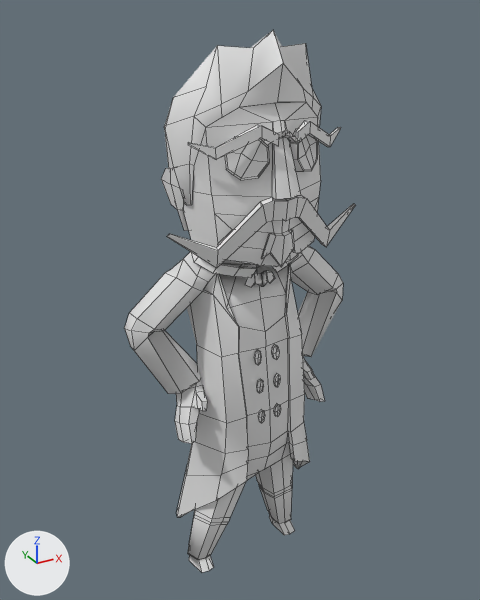
The FBX model source/Assets/Models/characters/Dr_ajudante.fbx: old version first, new version second.
The view is the same before and after, from a camera (50 mm lens) standing at (-0.723, -1.3, 1.385) and looking at (0.002, 0.018, 0.726). Arrows for +X, +Y and +Z are at lower left; the lights stay in place. Both versions are drawn at frame 1 of the action 'rig|idle'; the numbers are the values there. Mesh edges are drawn as thin lines.

Objects in the first picture: 'Dr'.
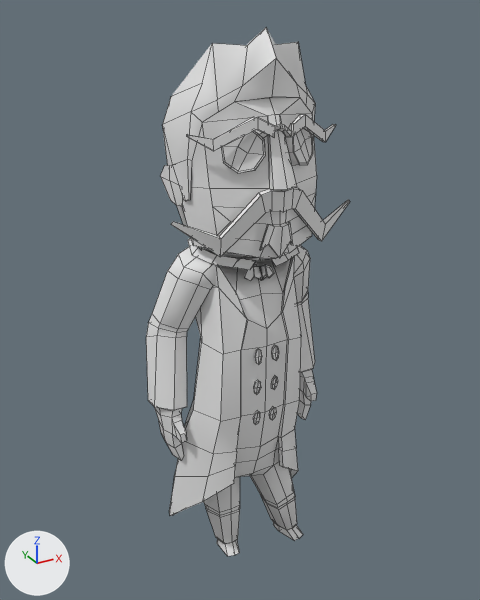
What differs and where, as boxes (x1, y1, x2, y2) in the pictures (480 x 600 px):
'Dr', posed (11% narrower)
    before: (125, 30, 355, 572)
    after: (146, 28, 350, 556)
bone 'DEF-spine', root to tip
    before: (244, 438) to (243, 384)
    after: (231, 443) to (238, 386)
bone 'DEF-spine.001', root to tip
    before: (243, 384) to (242, 326)
    after: (238, 386) to (242, 327)
bone 'DEF-spine.002', root to tip
    before: (242, 326) to (243, 284)
    after: (242, 327) to (243, 284)
bone 'DEF-spine.003', root to tip
    before: (243, 284) to (245, 253)
    after: (243, 284) to (244, 251)
bone 'DEF-spine.004', root to tip
    before: (245, 253) to (248, 249)
    after: (244, 251) to (247, 246)
bone 'DEF-spine.006', root to tip
    before: (249, 242) to (239, 90)
    after: (248, 239) to (235, 90)
bone 'MCH-spine.002', root to tip
    before: (242, 326) to (231, 316)
    after: (242, 327) to (231, 318)
bone 'MCH-spine.003', root to tip
    before: (243, 284) to (238, 279)
    after: (243, 284) to (237, 280)
bone 'DEF-upper_arm.L', root to tip
    before: (295, 254) to (312, 271)
    after: (294, 255) to (293, 277)
bone 'DEF-forearm.L', root to tip
    before: (327, 288) to (311, 322)
    after: (293, 298) to (298, 335)
bone 'DEF-forearm.L.001', root to tip
    before: (311, 322) to (295, 357)
    after: (298, 335) to (303, 371)
bone 'DEF-hand.L', root to tip
    before: (295, 357) to (316, 396)
    after: (303, 371) to (299, 410)
bone 'DEF-upper_arm.R', root to tip
    before: (190, 275) to (165, 303)
    after: (190, 269) to (177, 300)
bone 'DEF-forearm.R', root to tip
    before: (140, 330) to (166, 359)
    after: (166, 329) to (167, 370)
bone 'DEF-forearm.R.001', root to tip
    before: (166, 359) to (190, 386)
    after: (167, 370) to (168, 409)
bone 'DEF-hand.R', root to tip
    before: (190, 386) to (185, 437)
    after: (168, 409) to (174, 450)
bone 'ORG-breast.L', root to tip
    before: (297, 307) to (297, 307)
    after: (291, 305) to (291, 305)
bone 'ORG-breast.R', root to tip
    before: (224, 325) to (224, 325)
    after: (235, 315) to (235, 315)
bone 'MCH-spine.001', root to tip
    before: (242, 326) to (211, 301)
    after: (242, 327) to (211, 302)
bone 'MCH-spine', root to tip
    before: (243, 384) to (220, 363)
    after: (238, 386) to (216, 365)
bone 'DEF-thigh.L', root to tip
    before: (274, 423) to (278, 452)
    after: (263, 431) to (274, 461)
bone 'DEF-shin.L', root to tip
    before: (282, 481) to (279, 495)
    after: (284, 490) to (281, 503)
bone 'DEF-shin.L.001', root to tip
    before: (279, 495) to (275, 509)
    after: (281, 503) to (278, 516)
bone 'DEF-thigh.R', root to tip
    before: (218, 445) to (214, 479)
    after: (206, 446) to (213, 475)
bone 'DEF-shin.R', root to tip
    before: (209, 513) to (201, 529)
    after: (219, 504) to (221, 516)
bone 'DEF-shin.R.001', root to tip
    before: (201, 529) to (193, 544)
    after: (221, 516) to (222, 528)
bone 'DEF-foot.R', root to tip
    before: (193, 544) to (202, 562)
    after: (222, 528) to (229, 546)

What the commit changed:
Bone 'DEF-spine' (bone_def_spine) moves from (2.1, 0.3, 0.0) to (-1.8, 0.0, 0.0).
Bone 'DEF-spine' (bone_def_spine) turns from (0, 0, 4) to (0, 0, -4) degrees about its own x, y and z.
Bone 'DEF-spine.001' (bone_def_spine_001) turns from (0, 0, -2) to (0, 0, 2) degrees about its own x, y and z.
Bone 'DEF-spine.002' (bone_def_spine_002) turns from (4, 0, -2) to (0, 0, 0) degrees about its own x, y and z.
Bone 'DEF-spine.003' (bone_def_spine_003) turns from (4, 0, 0) to (0, 0, -2) degrees about its own x, y and z.
Bone 'DEF-spine.004' (bone_def_spine_004) turns from (-4, 0, 0) to (0, 1, 1) degrees about its own x, y and z.
Bone 'DEF-spine.006' (bone_def_spine_006) turns from (-13, 0, 0) to (-12, 0, 1) degrees about its own x, y and z.
Bone 'MCH-spine.002' (bone_mch_spine_002) turns from (4, 0, 0) to (0, 2, 0) degrees about its own x, y and z.
Bone 'MCH-spine.003' (bone_mch_spine_003) turns from (4, 0, 0) to (0, 2, 0) degrees about its own x, y and z.
Bone 'DEF-upper_arm.L' (bone_def_upper_arm_l) turns from (53, 81, 32) to (-22, 33, -52) degrees about its own x, y and z.
Bone 'DEF-upper_arm.L' (bone_def_upper_arm_l) is rescaled from (1.02, 0.96, 1.02) to (1.01, 0.98, 1.01).
Bone 'DEF-forearm.L' (bone_def_forearm_l) turns from (67, 0, 0) to (33, 0, 0) degrees about its own x, y and z.
Bone 'DEF-forearm.L' (bone_def_forearm_l) is rescaled from (1.0, 0.95, 1.06) to (1.0, 0.99, 1.01).
Bone 'DEF-forearm.L.001' (bone_def_forearm_l_001) turns from (0, -37, 0) to (0, -14, 0) degrees about its own x, y and z.
Bone 'DEF-hand.L' (bone_def_hand_l) turns from (-19, -31, 56) to (-16, -14, -8) degrees about its own x, y and z.
Bone 'DEF-hand.L' (bone_def_hand_l) is rescaled from (1.01, 1.0, 0.99) to (0.99, 1.01, 0.99).
Bone 'DEF-upper_arm.R' (bone_def_upper_arm_r) turns from (53, -81, -33) to (-15, -34, 57) degrees about its own x, y and z.
Bone 'DEF-upper_arm.R' (bone_def_upper_arm_r) is rescaled from (1.02, 0.96, 1.02) to (1.01, 0.99, 1.01).
Bone 'DEF-forearm.R' (bone_def_forearm_r) turns from (68, 0, 0) to (17, 0, 0) degrees about its own x, y and z.
Bone 'DEF-forearm.R' (bone_def_forearm_r) is rescaled from (1.0, 0.95, 1.06) to (1.0, 1.0, 1.0).
Bone 'DEF-forearm.R.001' (bone_def_forearm_r_001) turns from (0, 37, 0) to (0, 14, 0) degrees about its own x, y and z.
Bone 'DEF-hand.R' (bone_def_hand_r) turns from (-19, 31, -56) to (-9, 15, 13) degrees about its own x, y and z.
Bone 'DEF-hand.R' (bone_def_hand_r) is rescaled from (1.01, 1.0, 0.99) to (1.0, 1.01, 1.0).
Bone 'ORG-breast.L' (bone_org_breast_l) moves from (-1.6, 0.0, 0.0) to (0.0, 0.0, 0.0).
Bone 'ORG-breast.R' (bone_org_breast_r) moves from (2.9, 0.0, 0.0) to (0.0, 0.0, 0.0).
Bone 'MCH-spine.001' (bone_mch_spine_001) turns from (0, -2, 0) to (0, 2, 0) degrees about its own x, y and z.
Bone 'MCH-spine' (bone_mch_spine) turns from (0, -2, 0) to (0, 2, 0) degrees about its own x, y and z.
Bone 'DEF-thigh.L' (bone_def_thigh_l) turns from (3, -1, 8) to (-9, -1, -5) degrees about its own x, y and z.
Bone 'DEF-shin.L' (bone_def_shin_l) turns from (-9, 0, 0) to (5, 0, 0) degrees about its own x, y and z.
Bone 'DEF-shin.L.001' (bone_def_shin_l_001) turns from (0, 1, 0) to (0, -6, 0) degrees about its own x, y and z.
Bone 'DEF-thigh.R' (bone_def_thigh_r) turns from (-3, -3, 11) to (6, 10, -18) degrees about its own x, y and z.
Bone 'DEF-shin.R' (bone_def_shin_r) turns from (-4, 0, 0) to (-10, 0, 0) degrees about its own x, y and z.
Bone 'DEF-shin.R.001' (bone_def_shin_r_001) turns from (0, 2, 0) to (0, -4, 0) degrees about its own x, y and z.
Bone 'DEF-foot.R' (bone_def_foot_r) turns from (5, 9, -1) to (3, -16, 9) degrees about its own x, y and z.
